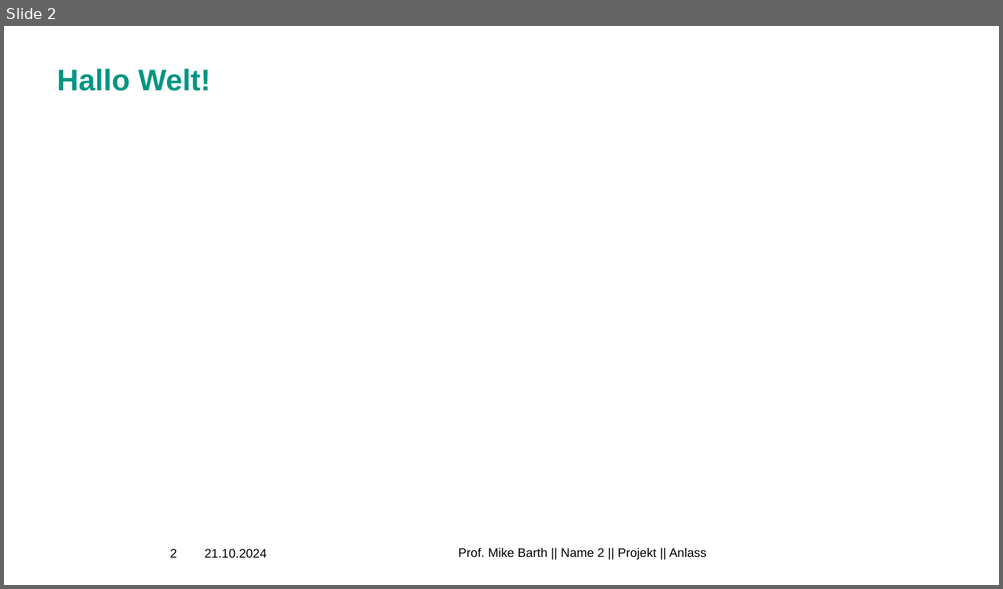
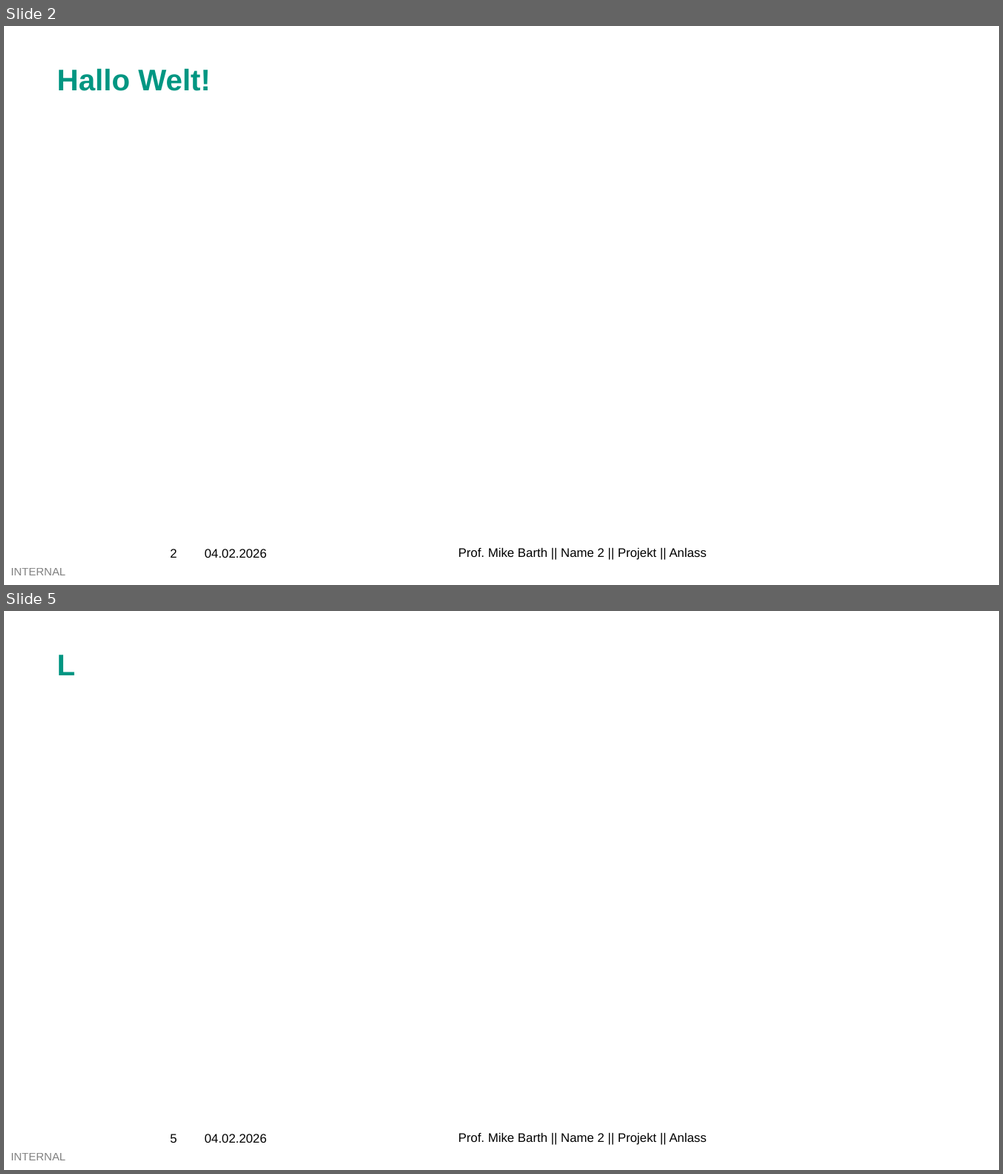
Before and after one commit to Coraku/Digital-Twin, a slide deck: Slides.pptx. Shown one above the other, each under a label of ours: slide 2 before the commit, slides 2 and 5 after it; the slides between them are not shown. The pictures are 1003x589 and 1003x1174 pixels, drawn with LibreOffice and Linux fonts; fonts in the diff are those of the drawing; background and template pictures are left out. Boxes give left, top, right and bottom in pixels: in the first picture for what was removed or moved away, otherwise in the second. Text is boxed around its words. In the diff, an @@ line names an element or a change of style, - is before the commit and + after.

```diff
--- a/Slides.pptx
+++ b/Slides.pptx
@@ slide 5 added at [4, 611, 999, 1170], background #FFFFFF; not listed: 1 template element that a slide beside it also shows @@
@@ title added at [57, 655, 76, 675], 21.6 pt, text #009682, bold @@
+L
@@ page number added at [170, 1134, 176, 1143], 9 pt, text #000000 @@
+5
@@ text added at [205, 1134, 267, 1143], 9 pt, text #000000 @@
+04.02.2026
@@ text added at [458, 1133, 706, 1145], 9 pt, text #000000 @@
+Prof. Mike Barth || Name 2 || Projekt || Anlass
@@ slide 2 changed as well @@
@@ text at [205, 549, 267, 558]: text changed @@
-21.10.2024
+04.02.2026
@@ text added at [11, 568, 65, 576], 8 pt, text #000000 at 50% opacity @@
+INTERNAL
```
Also in this commit, not shown: 3 other slides changed, 2 other slides added, 3 other files.
